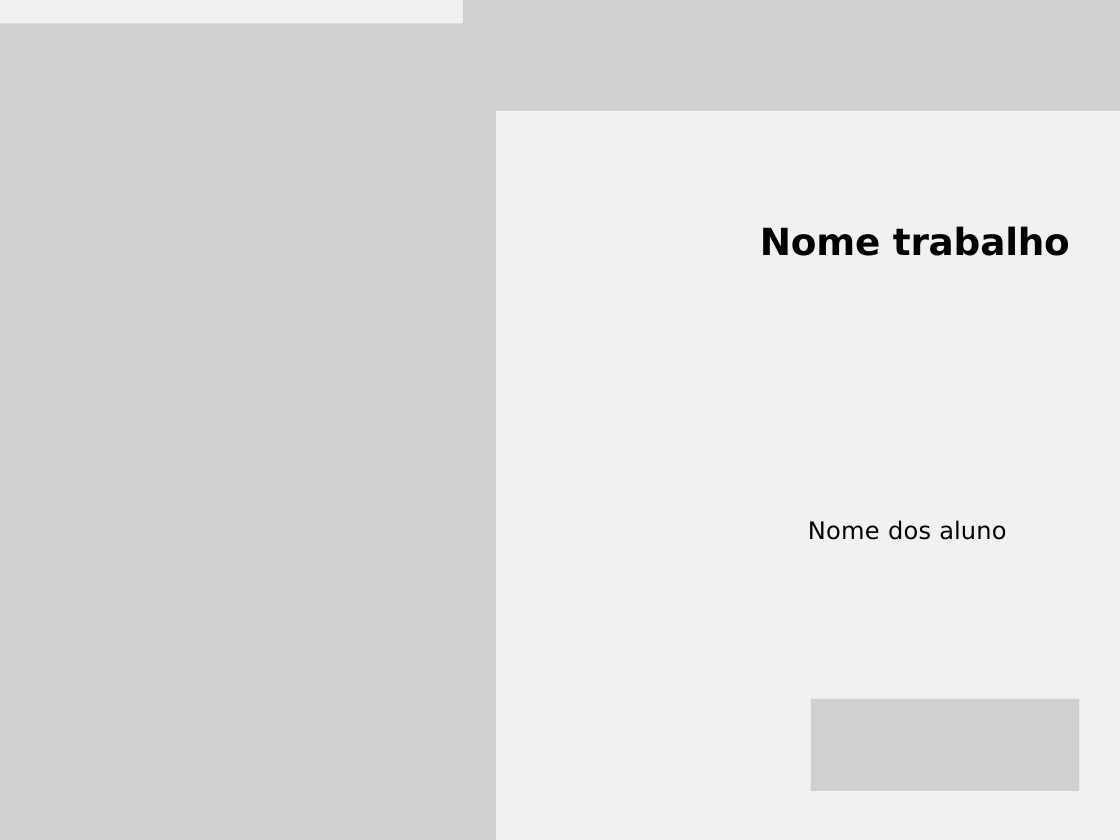
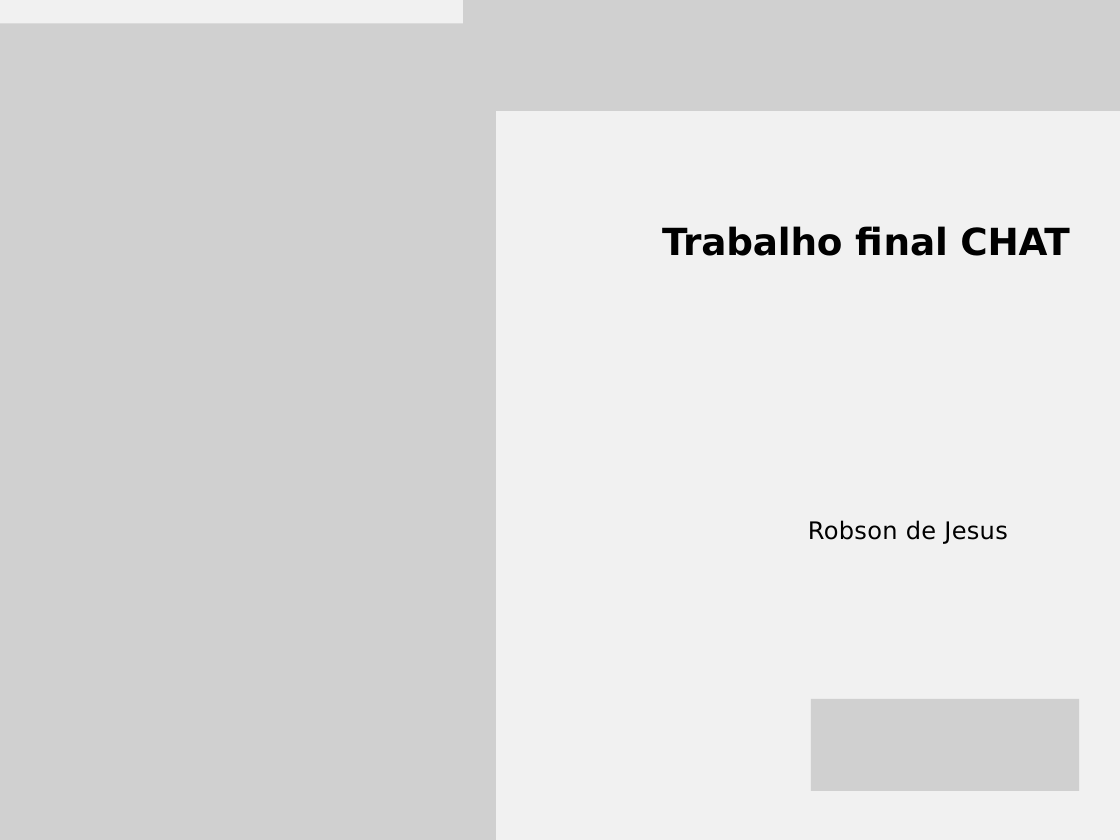
Before and after one commit to robsondejesus1996/Chat, a slide deck: slide 1 of Apresentação.pptx. Drawn at 1120x840 pixels with LibreOffice and Linux fonts; fonts in the diff are those of the drawing; grey boxes stand for pictures. Boxes give left, top, right and bottom in pixels: in the first picture for what was removed or moved away, otherwise in the second. Text is boxed around its words. In the diff, an @@ line names an element or a change of style, - is before the commit and + after.

```diff
--- a/Apresentação.pptx
+++ b/Apresentação.pptx
@@ title at [662, 226, 1070, 256]: text changed @@
-Nome trabalho
+Trabalho final CHAT
@@ text at [808, 520, 1007, 544]: text changed @@
-Nome dos aluno
+Robson de Jesus
```
Also in this commit, not shown: 8 slides added, 3 slides removed, 42 other files.
